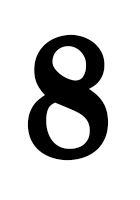
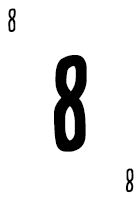
Layers edited between the first and the second 140 × 200 image:
added layer "8 copy" above "8" over [125, 168, 134, 193]
added layer "8" (1st of 2) above "8" over [8, 8, 16, 33]
painted on "8" (2nd of 2) over [27, 34, 109, 161]
